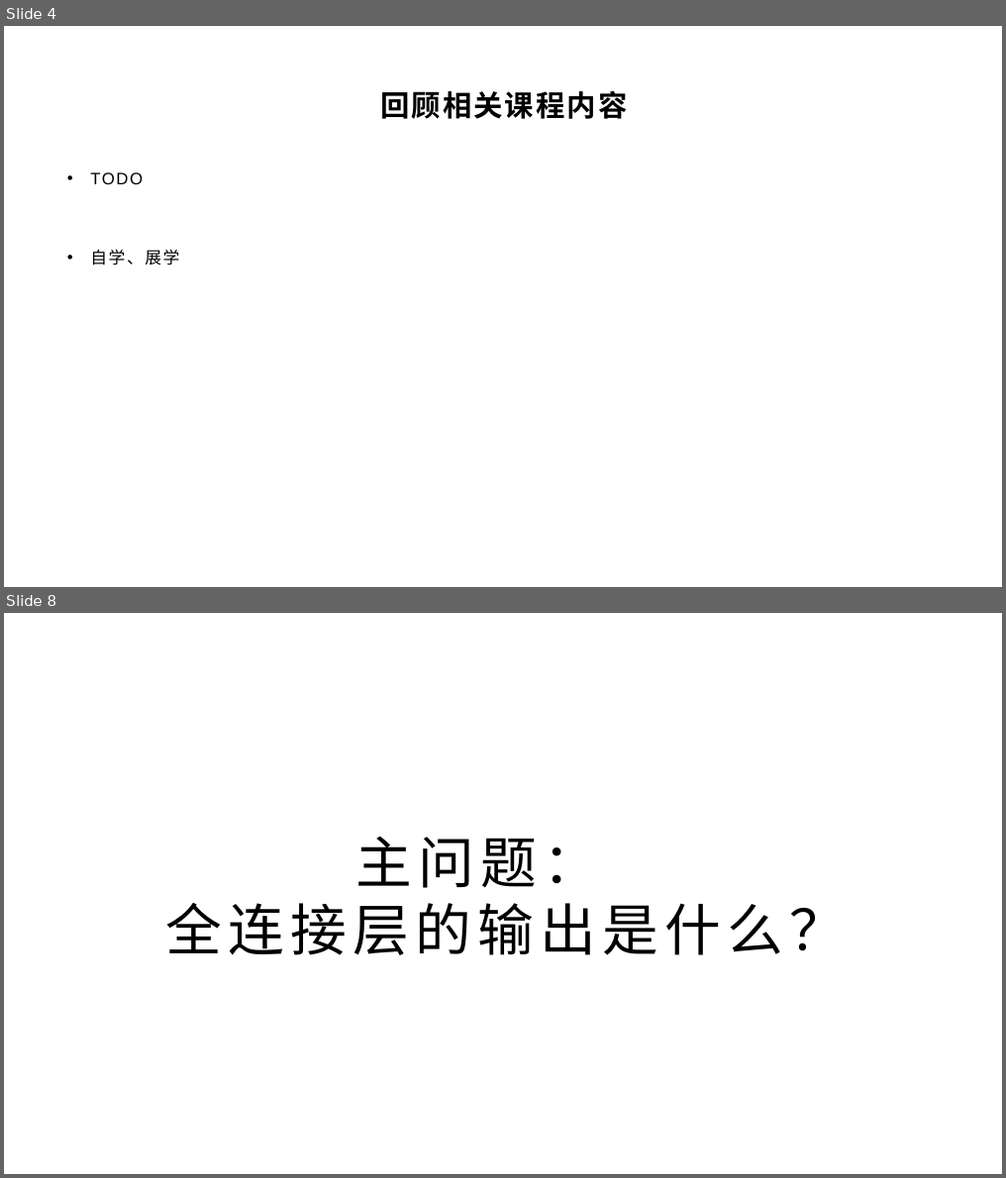
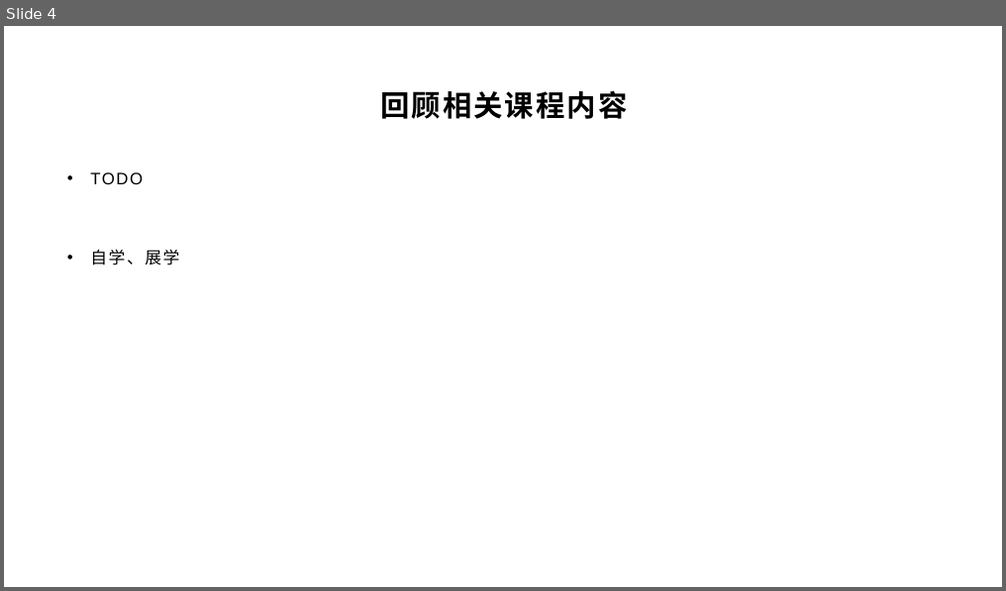
Before and after one commit to yyc-git/DeepLearningEdu, a slide deck: lessons/6_softmax/ppt/使用交叉熵损失函数和Softmax激活函数.pptx. Shown one above the other, each under a label of ours: slides 4 and 8 before the commit, slide 4 after it; the slides between them are not shown. The pictures are 1006x1178 and 1006x591 pixels, drawn with LibreOffice and Linux fonts; fonts in the diff are those of the drawing; background and template pictures are left out. Boxes give left, top, right and bottom in pixels: in the first picture for what was removed or moved away, otherwise in the second. Text is boxed around its words. In the diff, an @@ line names an element or a change of style, - is before the commit and + after.

```diff
--- a/lessons/6_softmax/ppt/使用交叉熵损失函数和Softmax激活函数.pptx
+++ b/lessons/6_softmax/ppt/使用交叉熵损失函数和Softmax激活函数.pptx
@@ slide 8 removed at (4, 613, 1002, 1174), background picture (left out) @@
@@ title removed at (166, 836, 846, 956) @@
-主问题：
-全连接层的输出是什么？
```
Also in this commit, not shown: 12 slides changed, 9 slides added, 10 other slides removed, 1 other file.
